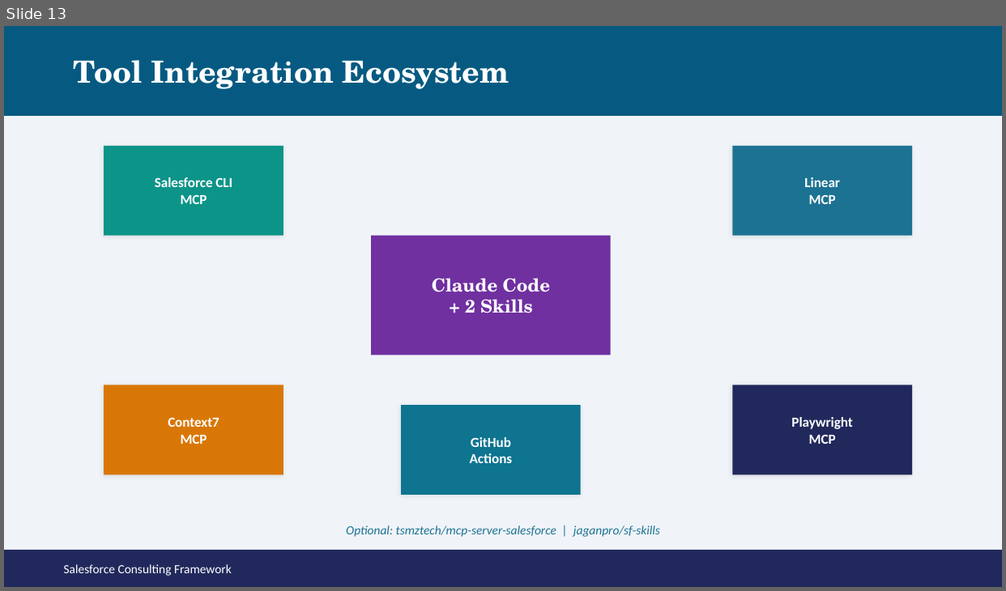
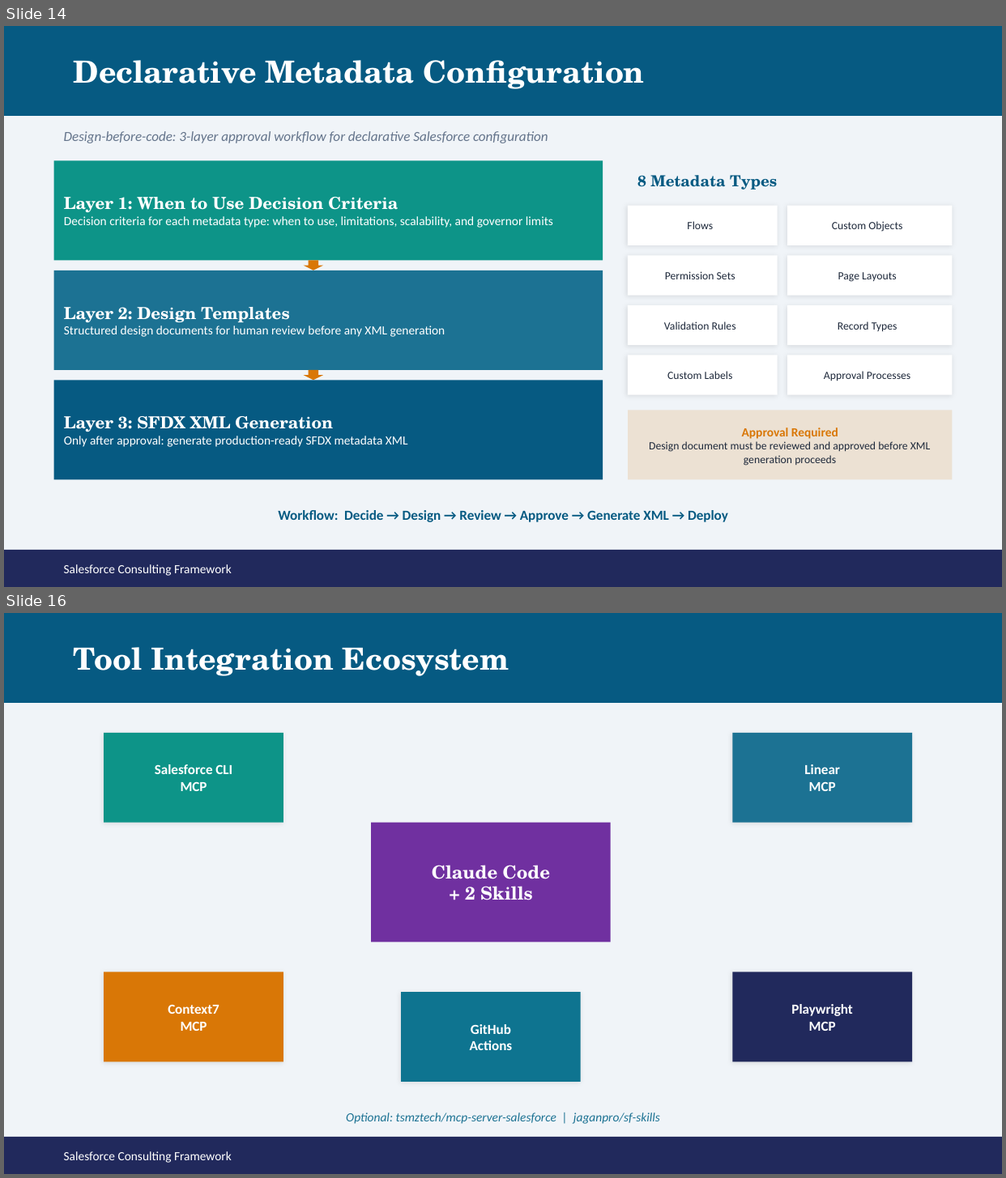
Before and after one commit to Mar5929/sf-consulting-framework, a slide deck: reference/salesforce-consulting-frameworkV2.pptx. Shown one above the other, each under a label of ours: slide 13 before the commit, slides 14 and 16 after it; the slides between them are not shown. The pictures are 1006x591 and 1006x1178 pixels, drawn with LibreOffice and Linux fonts; fonts in the diff are those of the drawing. Boxes give left, top, right and bottom in pixels: in the first picture for what was removed or moved away, otherwise in the second. Text is boxed around its words. In the diff, an @@ line names an element or a change of style, - is before the commit and + after.

Commit message:
feat: Enhance Salesforce Framework with Sprint Workflow and Development Skills
- Added new skills for listing projects and issues in settings.local.json.
- Introduced a new Sprint Workflow card in index.html for persona-based application flows.
- Updated Salesforce Consulting Framework presentation with new content.
- Revised the Salesforce Architect & Solutioning skill documentation for clarity and accuracy.
- Created a new JavaScript data file for Sprint Workflow persona flows.
- Implemented a new HTML file for Sprint Workflow visualization.
- Established a new skill for Salesforce Development, detailing implementation processes and best practices.

```diff
--- a/reference/salesforce-consulting-frameworkV2.pptx
+++ b/reference/salesforce-consulting-frameworkV2.pptx
@@ slide 14 added at (4, 26, 1002, 587), background #F0F4F8 @@
@@ rectangle added at (4, 26, 1002, 116), fill #065A82 @@
@@ text added at (74, 60, 644, 89), 22 pt, text #FFFFFF, bold @@
+Declarative Metadata Configuration
@@ text added at (64, 131, 548, 143), 10 pt, text #64748B, italic @@
+Design-before-code: 3-layer approval workflow for declarative Salesforce configuration
@@ rectangle added at (54, 160, 603, 261), fill #0D9488, 9 pt, text #FFFFFF @@
+Layer 1: When to Use Decision Criteria
+Decision criteria for each metadata type: when to use, limitations, scalability, and governor limits
@@ text added at (637, 175, 777, 190), 11 pt, text #065A82, bold @@
+8 Metadata Types
@@ rectangle added at (628, 206, 778, 246), fill #FFFFFF, 8 pt, text #1E293B @@
+Flows
@@ rectangle added at (787, 206, 952, 246), fill #FFFFFF, 8 pt, text #1E293B @@
+Custom Objects
@@ down arrow added at (304, 261, 323, 271), fill #D97706 @@
@@ rectangle added at (628, 255, 778, 296), fill #FFFFFF, 8 pt, text #1E293B @@
+Permission Sets
@@ rectangle added at (787, 255, 952, 296), fill #FFFFFF, 8 pt, text #1E293B @@
+Page Layouts
@@ rectangle added at (54, 271, 603, 370), fill #1C7293, 9 pt, text #FFFFFF @@
+Layer 2: Design Templates
+Structured design documents for human review before any XML generation
@@ rectangle added at (628, 305, 778, 345), fill #FFFFFF, 8 pt, text #1E293B @@
+Validation Rules
@@ rectangle added at (787, 305, 952, 345), fill #FFFFFF, 8 pt, text #1E293B @@
+Record Types
@@ rectangle added at (628, 356, 778, 395), fill #FFFFFF, 8 pt, text #1E293B @@
+Custom Labels
@@ rectangle added at (787, 356, 952, 395), fill #FFFFFF, 8 pt, text #1E293B @@
+Approval Processes
@@ rectangle added at (54, 380, 603, 480), fill #065A82, 9 pt, text #FFFFFF @@
+Layer 3: SFDX XML Generation
+Only after approval: generate production-ready SFDX metadata XML
@@ down arrow added at (304, 370, 323, 380), fill #D97706 @@
@@ rectangle added at (628, 410, 952, 480), fill #D97706 at 15% opacity, 8 pt, text #1E293B @@
+Approval Required
+Design document must be reviewed and approved before XML generation proceeds
@@ text added at (278, 510, 728, 523), 10 pt, text #065A82, bold @@
+Workflow: Decide → Design → Review → Approve → Generate XML → Deploy
@@ rectangle added at (4, 550, 1002, 587), fill #21295C @@
@@ text added at (64, 565, 232, 576), 9 pt, text #FFFFFF @@
+Salesforce Consulting Framework
@@ what was slide 13 is now slide 16 @@
```
Also in this commit, not shown: 6 slides changed, 2 other slides added, 6 other files.
